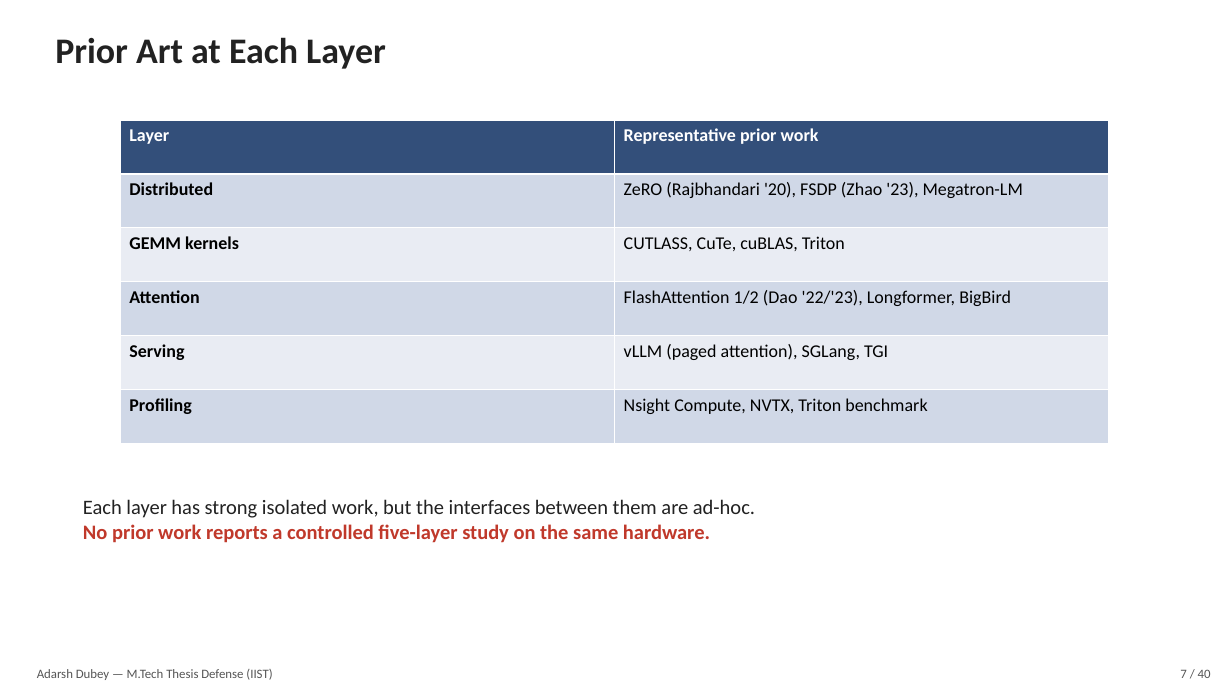
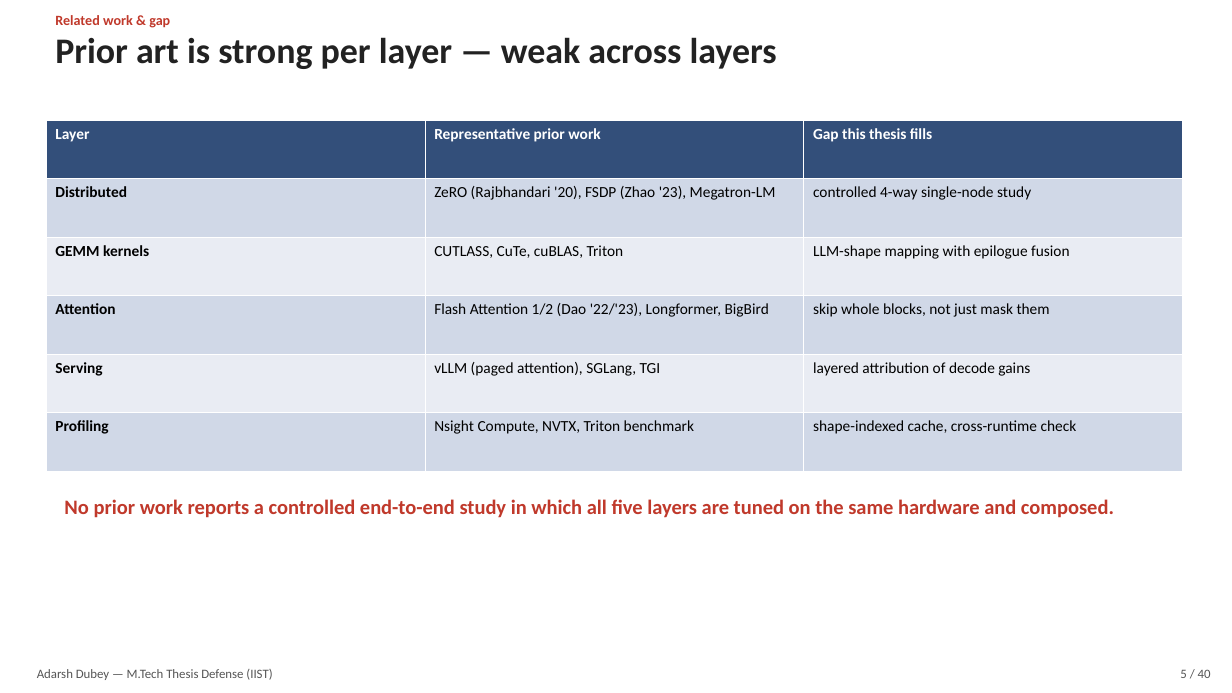
Before and after one commit to adubey-ai/mtech-thesis, a slide deck: slide 5 of thesis_defense.pptx (slide 7 before the commit). Drawn at 1232x693 pixels with LibreOffice and Linux fonts; fonts in the diff are those of the drawing. Boxes give left, top, right and bottom in pixels: in the first picture for what was removed or moved away, otherwise in the second. Text is boxed around its words. In the diff, an @@ line names an element or a change of style, - is before the commit and + after.

```diff
--- a/thesis_defense.pptx
+++ b/thesis_defense.pptx
@@ text added at bbox=[55, 15, 170, 28], 11 pt, text #C0392B, bold @@
+Related work & gap
@@ text at bbox=[55, 37, 777, 69]: text changed @@
-Prior Art at Each Layer
+Prior art is strong per layer — weak across layers
@@ table at bbox=[46, 120, 1183, 471] @@
-column 2: Representative prior work | ZeRO (Rajbhandari '20), FSDP (Zhao '23), Megatron-LM | CUTLASS, CuTe, cuBLAS, Triton | FlashAttention 1/2 (Dao '22/'23), Longformer, BigBird | vLLM (paged attention), SGLang, TGI | Nsight Compute, NVTX, Triton benchmark
+column 2: Representative prior work | ZeRO (Rajbhandari '20), FSDP (Zhao '23), Megatron-LM | CUTLASS, CuTe, cuBLAS, Triton | Flash Attention 1/2 (Dao '22/'23), Longformer, BigBird | vLLM (paged attention), SGLang, TGI | Nsight Compute, NVTX, Triton benchmark
+column 3: Gap this thesis fills | controlled 4-way single-node study | LLM-shape mapping with epilogue fusion | skip whole blocks, not just mask them | layered attribution of decode gains | shape-indexed cache, cross-runtime check
@@ table: place and size @@
-table at bbox=[120, 120, 1109, 444]
+table at bbox=[46, 120, 1183, 471]
@@ text at bbox=[64, 499, 1114, 518]: text changed; text colour #222222 to #C0392B; bold on @@
-Each layer has strong isolated work, but the interfaces between them are ad-hoc.
-No prior work reports a controlled five-layer study on the same hardware.
+No prior work reports a controlled end-to-end study in which all five layers are tuned on the same hardware and composed.
@@ text at bbox=[1180, 669, 1211, 678]: text changed @@
-7 / 40
+5 / 40
```
Also in this commit, not shown: 30 other slides changed, 9 slides added, 9 slides removed, 1 other file.
